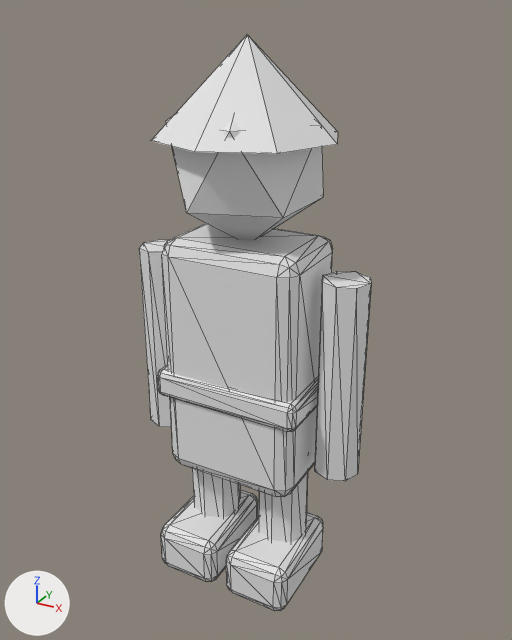
What one commit did to the glTF model src/LittleAges.Web/public/assets/diorama/villager.glb.
Both versions are drawn from a 50 mm camera at (0.755, -1.336, 1.348) aimed at (0.01, 0.018, 0.671). The lights are fixed; the arrows at lower left show +X, +Y and +Z. The first picture is the older version. Mesh edges are drawn as thin lines. Where no turn or scale is listed for an object, it has been applied to the vertices. Vertices at exactly the same position are counted once.
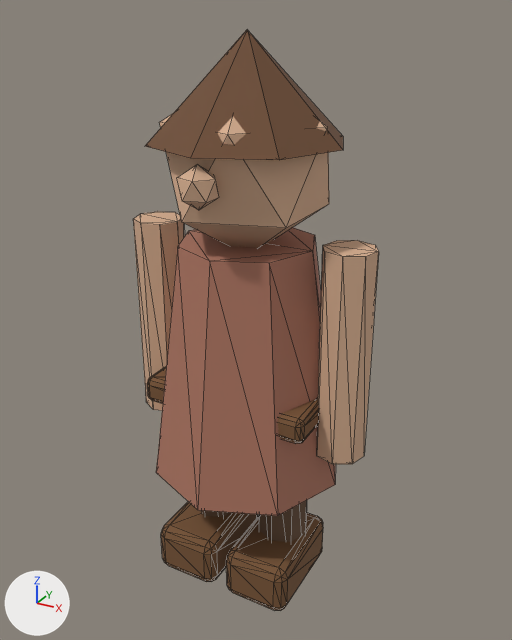
ob_villagerarml is not drawn itself; it is the parent of ob_cylinder_007.
ob_villagerarmr is not drawn itself; it is the parent of ob_cylinder_001.

What changed in the scene script:
```text
Change me_cube_025:
    used by ob_villagerbelt; location = (0.0, 0.0, 0.64); scale = (0.66, 0.66, 0.66)
    remove me_cube_025.from_pydata(...)  # 245 vertices, 466 faces; spans x -0.31..0.31, y -0.31..0.31, z -1.0..1.0
    add me_cube_025.from_pydata(...)  # 217 vertices, 406 faces; spans x -0.36..0.36, y -0.36..0.36, z -1.0..1.0
    me_cube_025 part 1: a new loose piece, an 8-sided cut cone along z (radius 0.36 at the low end, 0.24 at the high end) spanning x -0.36..0.36, y -0.36..0.36, z -0.53..0.34, in mat_palettematerial001 (picture img_palettebasecolor)
    me_cube_025 part 2: 77 vertices moved from x -0.31..0.31, y -0.31..0.31, z -0.23..0.91 to x -0.33..0.33, y -0.33..0.33, z -0.27..0.9; 55 vertices removed from x -0.26..0.26, y -0.18..0.18, z -0.55..0.36; 11 vertices added at x -0.06..0.06, y -0.35..-0.24, z 0.51..0.65
    me_cube_025 part 3: 358 faces spanning x -0.33..0.33, y -0.33..0.33, z -1.0..1.0 switch from mat_skin (white #e7e7e7) to mat_palettematerial001 (picture img_palettebasecolor)
Change me_cylinder_007:
    used by ob_cylinder_007; parent = ob_villagerarml; location = (0.0, 0.0, 0.0); scale = (0.24, 0.24, 0.24)
    remove me_cylinder_007.from_pydata(...)  # 16 vertices, 28 faces; spans x -0.23..0.23, y -0.23..0.23, z -1.0..1.0
    remove me_cylinder_007.materials.append(mat_skin)  # white #e7e7e7
    add me_cylinder_007.from_pydata(...)  # 16 vertices, 28 faces; spans x -0.24..0.24, y -0.24..0.24, z -1.0..1.0
    edits to the shape of me_cylinder_007 do not show in these pictures
    add me_cylinder_007.materials.append(mat_palettematerial001)  # picture img_palettebasecolor
Change me_cylinder_009:
    where me_cylinder_009.from_pydata(...)  # 16 vertices, 28 faces; spans x -0.28..0.28, y -0.28..0.28, z -1.0..1.0
    remove me_cylinder_009.materials.append(mat_skin)  # white #e7e7e7
    add me_cylinder_009.materials.append(mat_palettematerial001)  # picture img_palettebasecolor
Change ob_villagerbelt:
    ob_villagerbelt.location: (0.0, 0.0, 0.64) -> (0.0, 0.0, 0.645)
    ob_villagerbelt.scale: (0.66, 0.66, 0.66) -> (0.665, 0.665, 0.665)
Change ob_villagerarml:
    ob_villagerarml.location: (-0.24, 0.0, 0.58) -> (-0.245, 0.0, 0.64)
    ob_villagerarml.rotation_euler: (0.0, 0.0, 0.0) -> (0.0, 0.0, -0.12)  # degrees (0, 0, 0) -> degrees (0, 0, -6.9)
Change ob_cylinder_007:
    ob_cylinder_007.scale: (0.24, 0.24, 0.24) -> (0.25, 0.25, 0.25)
Change ob_villagerarmr:
    ob_villagerarmr.location: (0.24, 0.0, 0.58) -> (0.245, 0.0, 0.64)
    ob_villagerarmr.rotation_euler: (0.0, 0.0, 0.0) -> (0.0, 0.0, 0.12)  # degrees (0, 0, 0) -> degrees (0, 0, 6.9)
Change ob_cylinder_001:
    ob_cylinder_001: bpy.data.objects.new('Cylinder.001', me_cylinder_007) -> bpy.data.objects.new('Cylinder.001', me_cylinder_009)
    ob_cylinder_001.parent: ob_villagerarmr -> ob_villagerlegr
    ob_cylinder_001.scale: (0.24, 0.24, 0.24) -> (0.23, 0.23, 0.23)
Remove ob_cylinder_010:
    ob_cylinder_010 = bpy.data.objects.new('Cylinder.010', me_cylinder_010)
Add ob_cylinder_008:
    ob_cylinder_008 = bpy.data.objects.new('Cylinder.008', me_cylinder_008)  # an 8-sided cylinder along z spanning x -0.06..0.06, y -0.06..0.06, z -0.25..0.25; in mat_palettematerial001 (picture img_palettebasecolor)
    ob_cylinder_008.location = (0.245, 0.0, 0.64)
```

Pixel boxes (x1, y1, x2, y2) of what changed, in the pictures (512 x 640 px; the box of a moved part takes in the faces that stretch with it):
'VillagerBelt', reshaped, moved, rescaled
    before: (151, 35, 338, 611)
    after: (145, 30, 343, 611)
'Cylinder.008', added (brown)
    after: (317, 240, 379, 464)
'Cylinder.001', recoloured, moved, turned, reshaped, rescaled
    before: (315, 271, 371, 481)
    after: (259, 500, 307, 542)
'Cylinder.007', recoloured, moved, turned, rescaled (white to beige)
    before: (139, 240, 171, 427)
    after: (133, 211, 185, 411)
'Cylinder.010', deleted
    before: (259, 472, 308, 542)
'Cylinder.009', recoloured
    both: (199, 510, 232, 517)
part 1 of me_cube_025, added (brown)
    after: (156, 227, 336, 516)
part 2 of me_cube_025, moved or reshaped
    before: (151, 35, 338, 497)
    after: (145, 30, 343, 444)
part 3 of me_cube_025, recoloured
    both: (151, 35, 338, 611)
